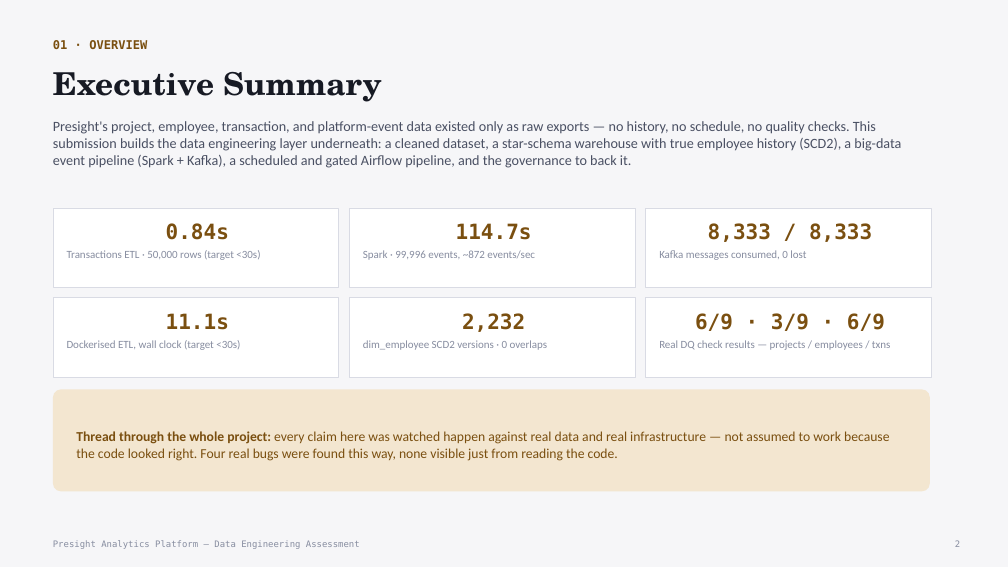
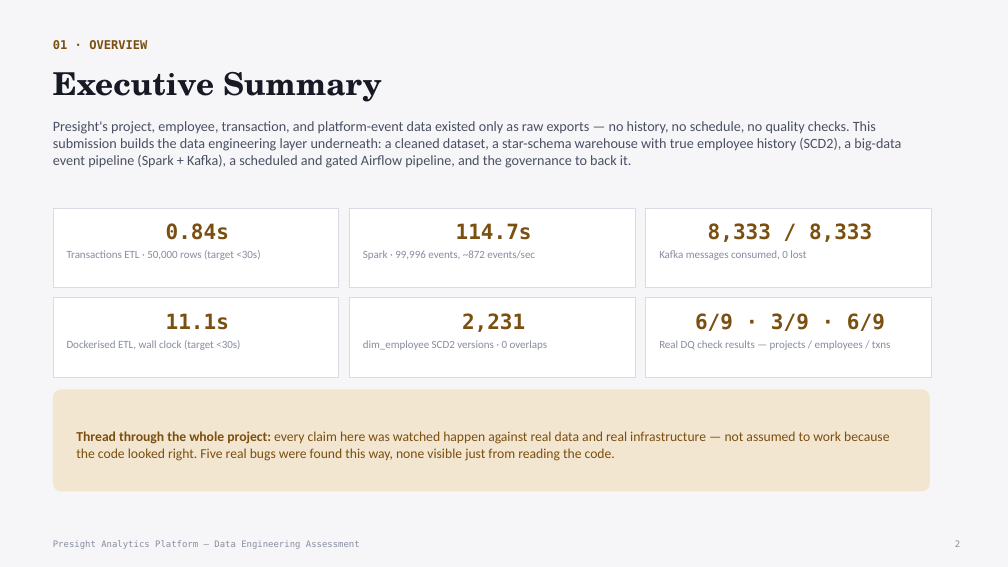
Before and after one commit to baijumohan/stackup-engineering-academy_assessment, a slide deck: slide 2 of solutions/submissions/baiju_mohan/Presight_Data_Project.pptx. Drawn at 1008x567 pixels with LibreOffice and Linux fonts; fonts in the diff are those of the drawing. Boxes give left, top, right and bottom in pixels: in the first picture for what was removed or moved away, otherwise in the second. Text is boxed around its words. In the diff, an @@ line names an element or a change of style, - is before the commit and + after.

```diff
--- a/solutions/submissions/baiju_mohan/Presight_Data_Project.pptx
+++ b/solutions/submissions/baiju_mohan/Presight_Data_Project.pptx
@@ text in rectangle at (x1=462, y1=313, x2=525, y2=332): text changed @@
-2,232
+2,231
@@ text in rounded rectangle at (x1=76, y1=431, x2=889, y2=461): text changed @@
-Thread through the whole project: every claim here was watched happen against real data and real infrastructure — not assumed to work because the code looked right. Four real bugs were found this way, none visible just from reading the code.
+Thread through the whole project: every claim here was watched happen against real data and real infrastructure — not assumed to work because the code looked right. Five real bugs were found this way, none visible just from reading the code.
```
Also in this commit, not shown: 7 other slides changed, 10 other files.
